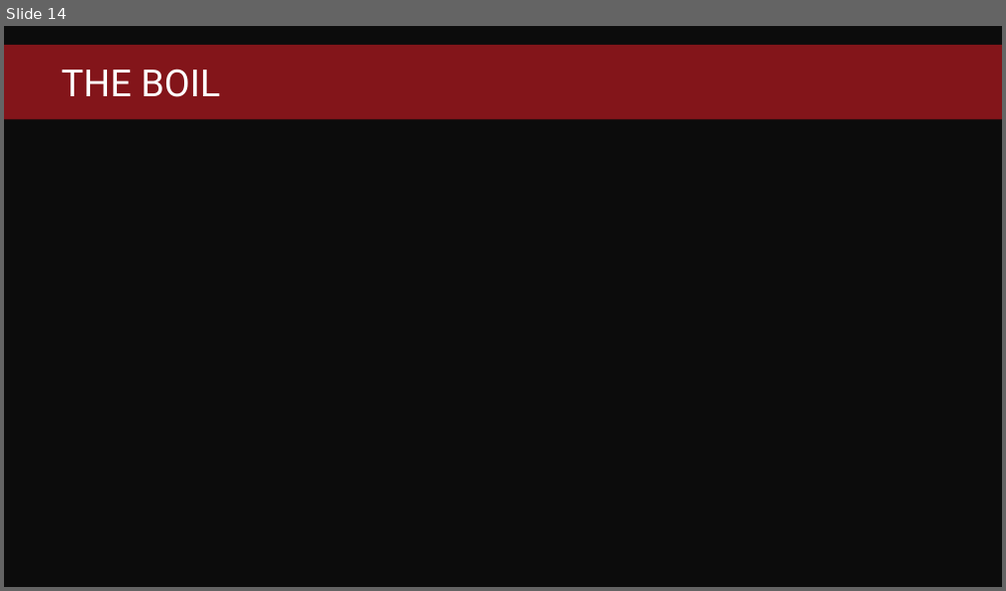
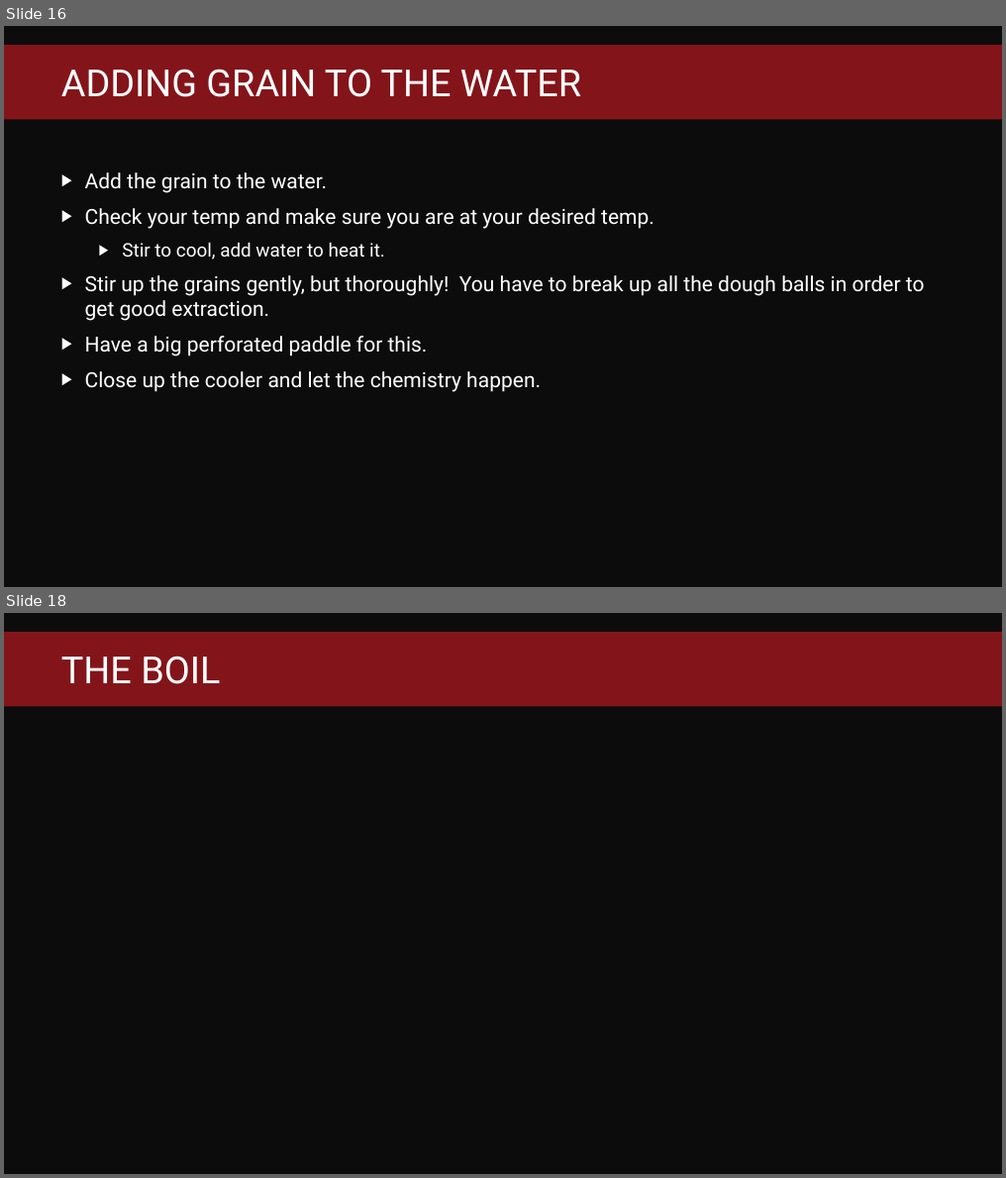
Before and after one commit to fredbainbridge/WindowsUpgradeReadiness, a slide deck: MDT – Malt deployment toolkit.pptx. Shown one above the other, each under a label of ours: slide 14 before the commit, slides 16 and 18 after it; the slides between them are not shown. The pictures are 1006x591 and 1006x1178 pixels, drawn with LibreOffice and Linux fonts; fonts in the diff are those of the drawing; background and template pictures are left out. Boxes give left, top, right and bottom in pixels: in the first picture for what was removed or moved away, otherwise in the second. Text is boxed around its words. In the diff, an @@ line names an element or a change of style, - is before the commit and + after.

```diff
--- a/MDT – Malt deployment toolkit.pptx
+++ b/MDT – Malt deployment toolkit.pptx
@@ slide 16 added at bbox=[4, 26, 1002, 587], background #0C0C0C; not listed: 1 template element that a slide beside it also shows @@
@@ title added at bbox=[61, 69, 581, 97], 36 pt, text #FFFFFF @@
+ADDING GRAIN TO THE WATER
@@ text added at bbox=[85, 173, 925, 392], 20 pt, text #FFFFFF @@
+▶ Add the grain to the water.
+▶ Check your temp and make sure you are at your desired temp.
+  ▶ Stir to cool, add water to heat it.
+▶ Stir up the grains gently, but thoroughly! You have to break up all the dough balls in order to get good extraction.
+▶ Have a big perforated paddle for this.
+▶ Close up the cooler and let the chemistry happen.
@@ what was slide 14 is now slide 18 @@
```
Also in this commit, not shown: 1 slide changed, 3 other slides added.
